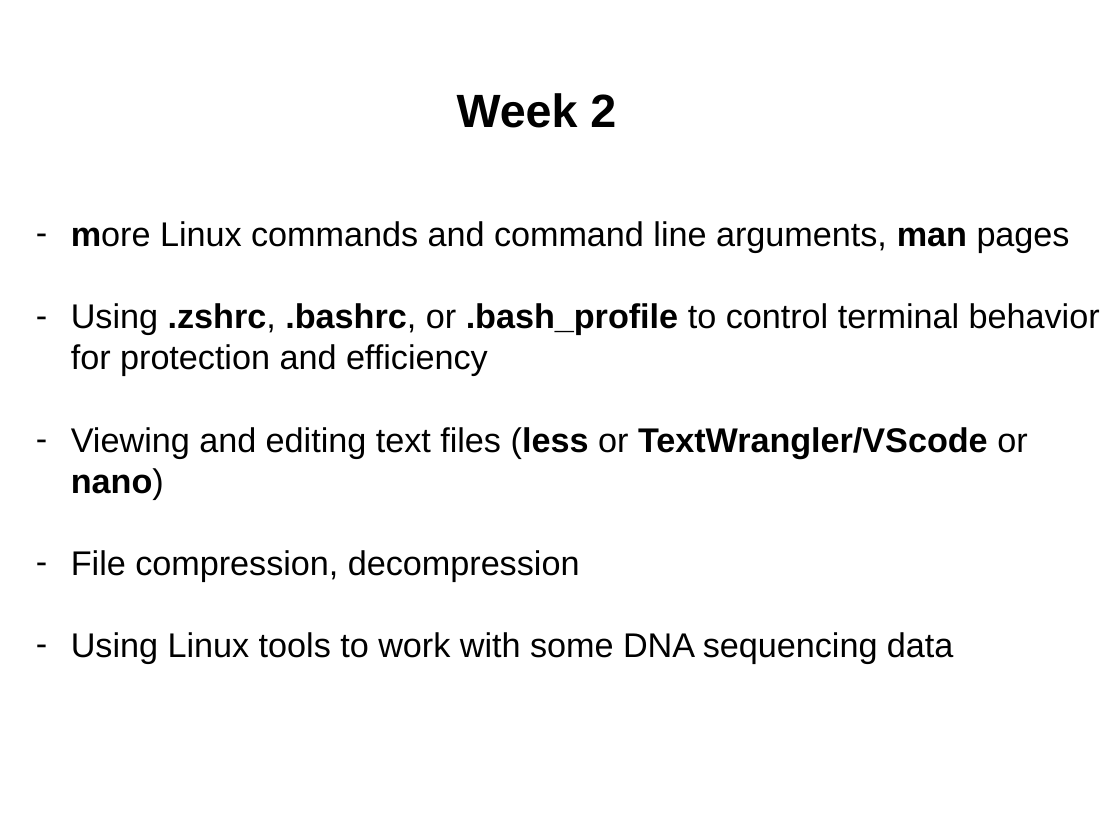
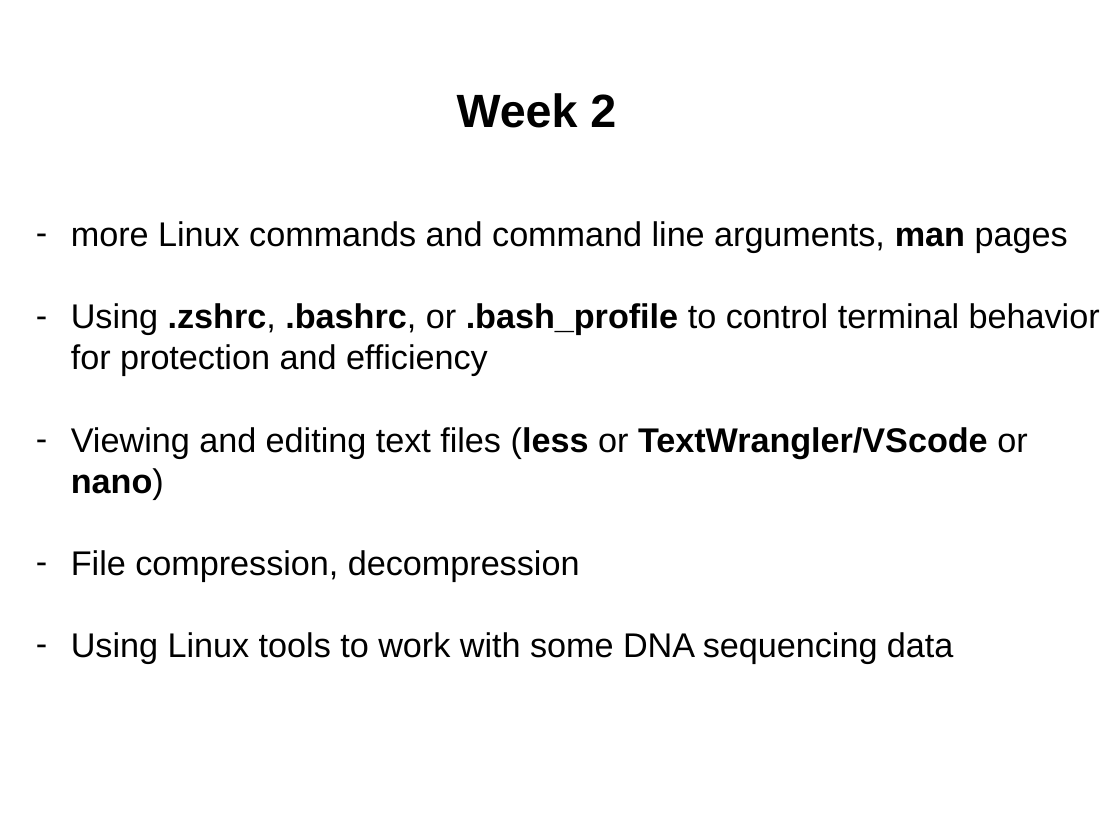
Before and after one commit to tparchman/F26_BIOL792, a slide deck: slide 1 of week2_LinuxII/week2.pptx. Drawn at 1120x840 pixels with LibreOffice and Linux fonts; fonts in the diff are those of the drawing. Boxes give left, top, right and bottom in pixels: in the first picture for what was removed or moved away, otherwise in the second. Text is boxed around its words. In the diff, an @@ line names an element or a change of style, - is before the commit and + after.

```diff
--- a/week2_LinuxII/week2.pptx
+++ b/week2_LinuxII/week2.pptx
@@ text at box(71, 221, 1068, 253): bold off in "more" @@
```
Also in this commit, not shown: 6 other slides changed, 23 other files.
